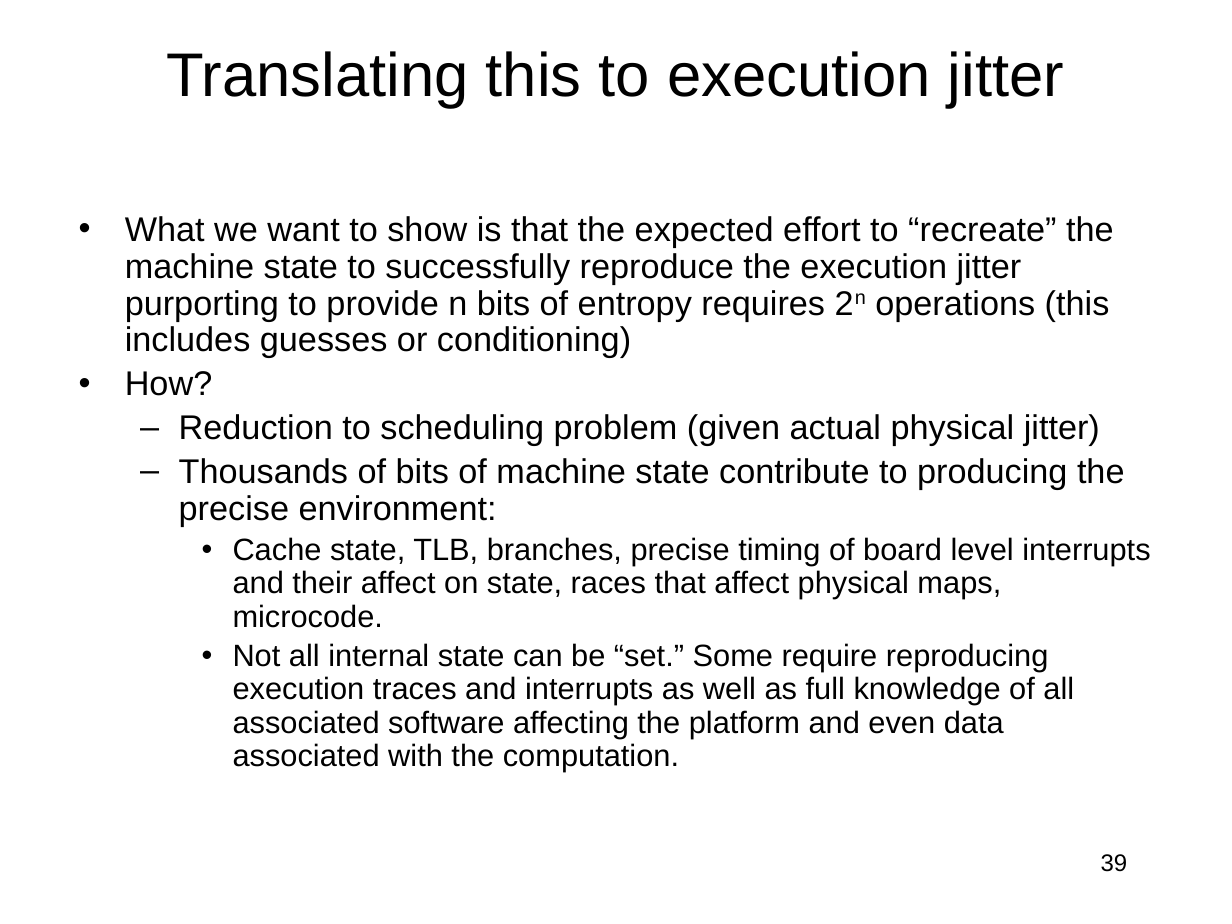
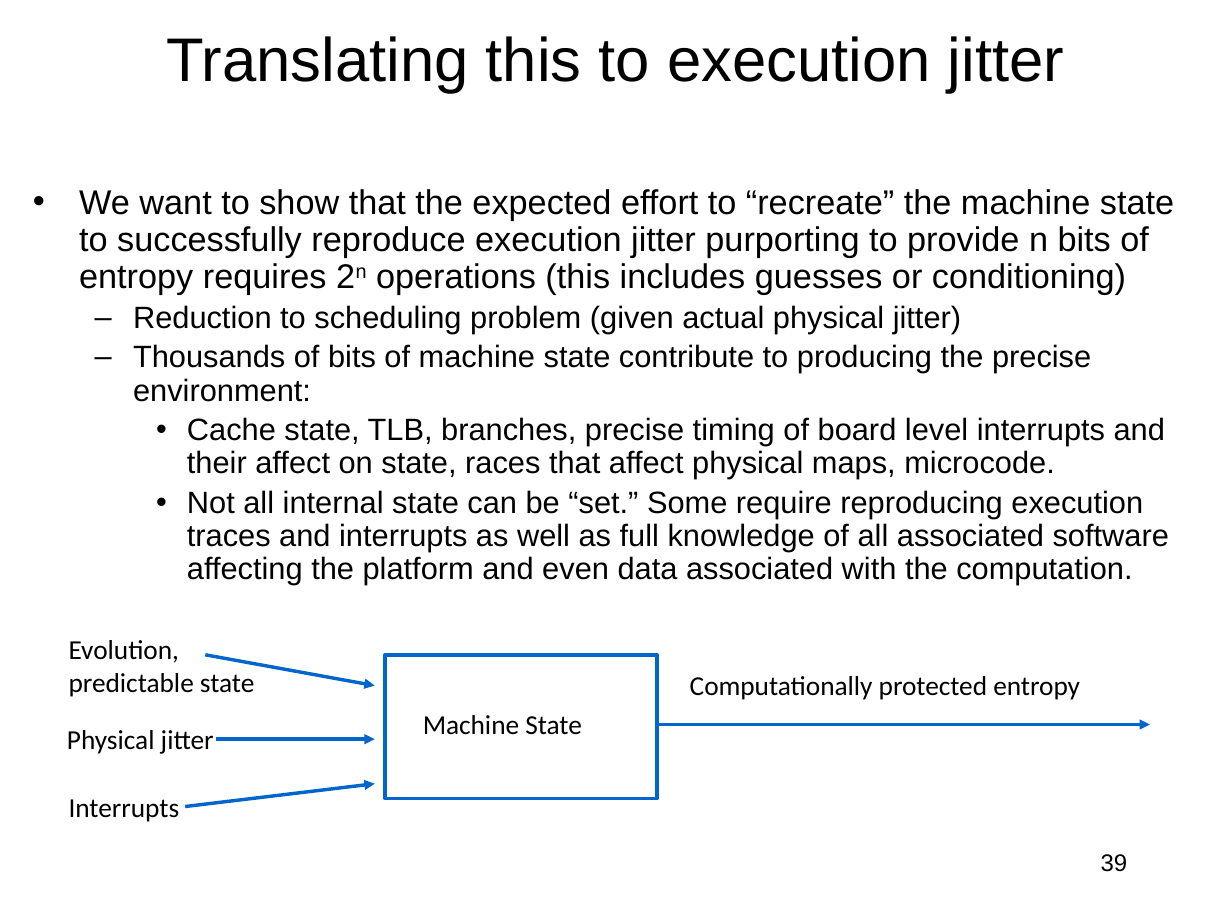
Before and after one commit to jlmucb/class_notes, a slide deck: slide 39 of BerkeleyClass/CS290Spring2013/Lectures/entropy_talk.pptx. Drawn at 1232x924 pixels with LibreOffice and Linux fonts; fonts in the diff are those of the drawing. Boxes give left, top, right and bottom in pixels: in the first picture for what was removed or moved away, otherwise in the second. Text is boxed around its words. In the diff, an @@ line names an element or a change of style, - is before the commit and + after.

```diff
--- a/BerkeleyClass/CS290Spring2013/Lectures/entropy_talk.pptx
+++ b/BerkeleyClass/CS290Spring2013/Lectures/entropy_talk.pptx
@@ title "Translating this to execution jitter": place and size @@
-title "Translating this to execution jitter" at box(167, 51, 1064, 108)
+title "Translating this to execution jitter" at box(167, 36, 1064, 92)
@@ text "We want to show that ...": place and size @@
-text "We want to show that ..." at box(125, 216, 1150, 771)
+text "We want to show that ..." at box(79, 189, 1174, 585)
@@ text at box(79, 189, 1174, 294): text changed @@
-• What we want to show is that the expected effort to “recreate” the machine state to successfully reproduce the execution jitter purporting to provide n bits of entropy requires 2n operations (this includes guesses or conditioning)
-• How?
+• We want to show that the expected effort to “recreate” the machine state to successfully reproduce execution jitter purporting to provide n bits of entropy requires 2n operations (this includes guesses or conditioning)
@@ text at box(133, 305, 1091, 402): size 20 to 18 pt in "Reduction to scheduling problem (given actual physical ...", "Thousands of bits of machine state contribute ..." @@
@@ text added at box(69, 640, 254, 697), 16 pt, text #000000 @@
+Evolution, predictable state
@@ arrow added from (206, 655) to (375, 686), #0066CC 2 pt @@
@@ rectangle added at box(384, 655, 657, 800), outline #0066CC 2 pt @@
@@ text added at box(690, 676, 1080, 700), 16 pt, text #000000 @@
+Computationally protected entropy
@@ text added at box(423, 715, 582, 735), 16 pt, text #000000 @@
+Machine State
@@ text added at box(67, 730, 214, 754), 16 pt, text #000000 @@
+Physical jitter
@@ arrow added from (216, 739) to (375, 739), #0066CC 2 pt @@
@@ arrow added from (657, 724) to (1149, 724), #0066CC 2 pt @@
@@ text added at box(69, 799, 180, 822), 16 pt, text #000000 @@
+Interrupts
@@ arrow added from (185, 807) to (375, 784), #0066CC 2 pt @@
```
Also in this commit, not shown: 3 other slides changed, 1 other file.
